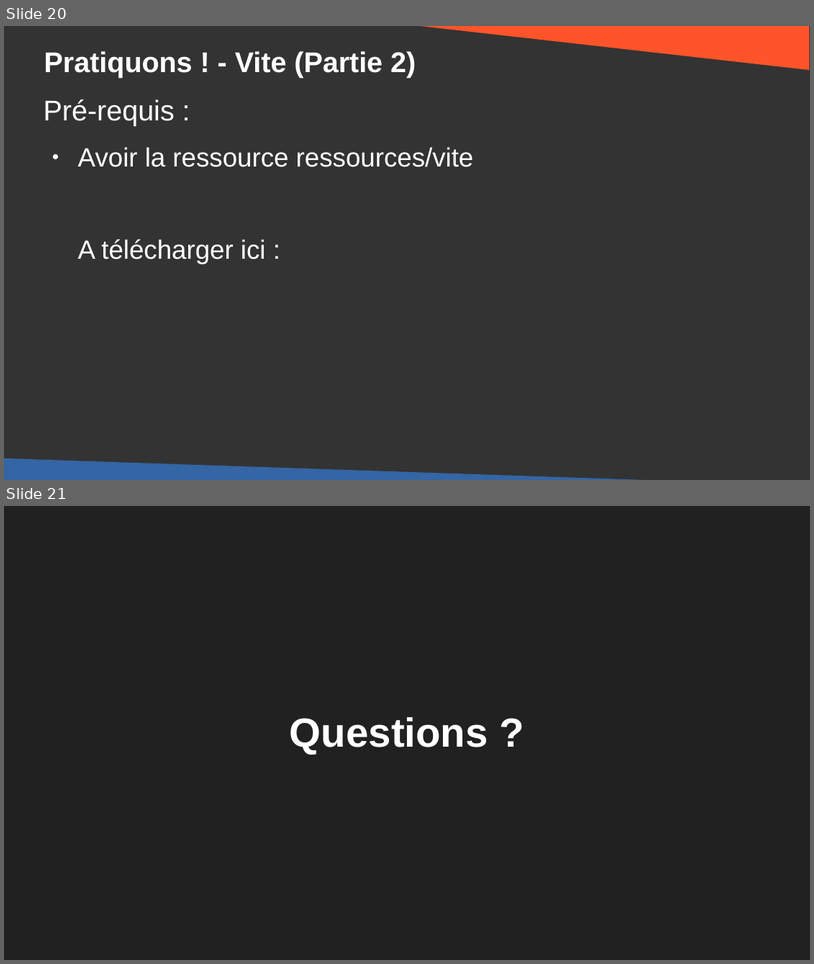
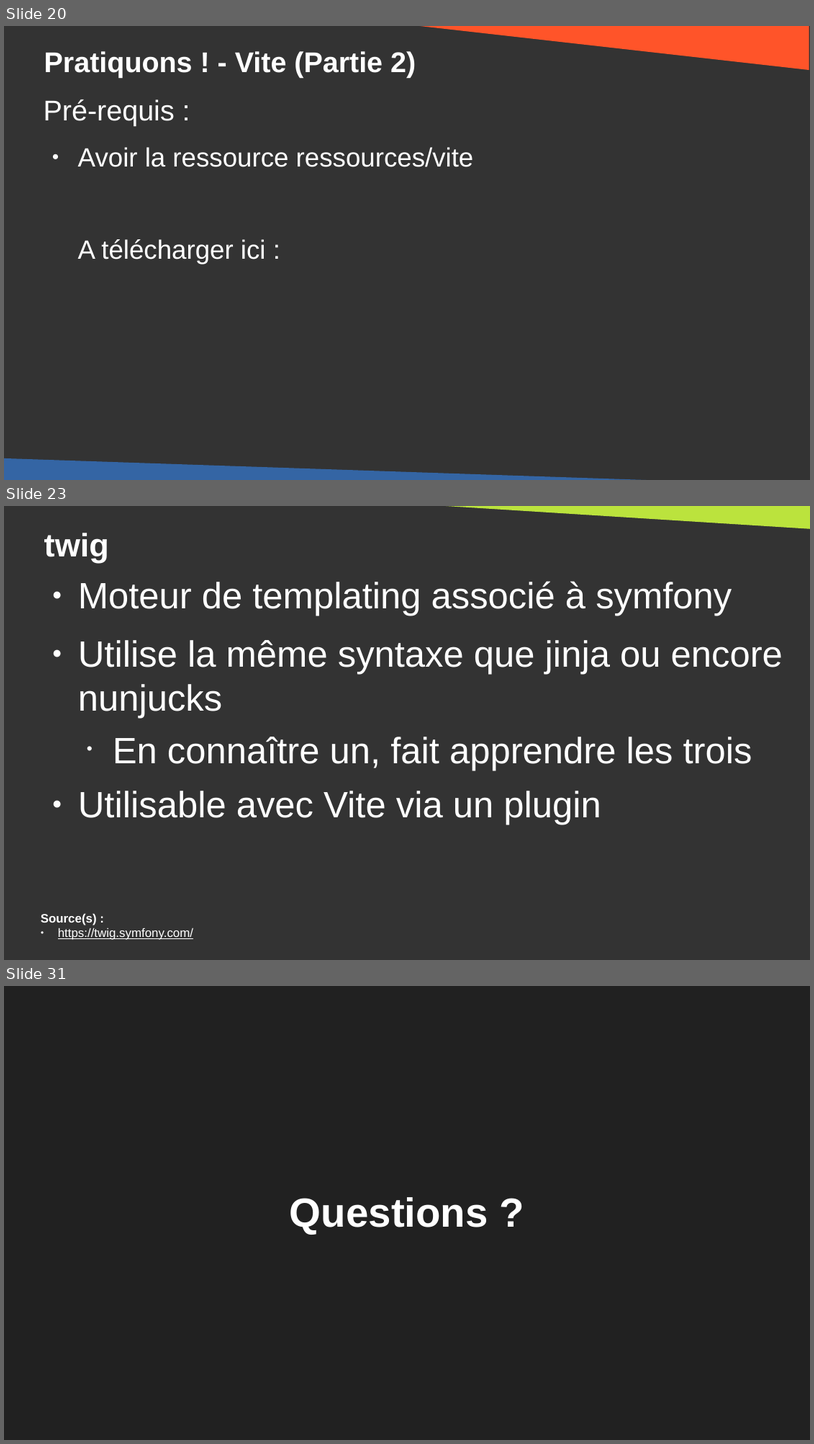
Before and after one commit to DanYellow/cours, a slide deck: developpement-front-s5/travaux-pratiques/numero-4/presentation.odp. Shown one above the other, each under a label of ours: slides 20 and 21 before the commit, slides 20, 23 and 31 after it; the slides between them are not shown. The pictures are 814x964 and 814x1444 pixels, drawn with LibreOffice and Linux fonts; fonts in the diff are those of the drawing. Boxes give left, top, right and bottom in pixels: in the first picture for what was removed or moved away, otherwise in the second. Text is boxed around its words. In the diff, an @@ line names an element or a change of style, - is before the commit and + after.

Commit message:
developpement-front-s5 - Add ressource for vite

```diff
--- a/developpement-front-s5/travaux-pratiques/numero-4/presentation.odp
+++ b/developpement-front-s5/travaux-pratiques/numero-4/presentation.odp
@@ slide 23 added at (4, 506, 810, 960), background #333333 @@
@@ right triangle added at (395, 506, 810, 530), fill #BBE33D @@
@@ title added at (44, 533, 109, 562), 32 pt, text #FFFFFF, bold @@
+twig
@@ text added at (78, 581, 783, 825), 36 pt, text #FFFFFF @@
+● Moteur de templating associé à symfony
+● Utilise la même syntaxe que jinja ou encore nunjucks
+  • En connaître un, fait apprendre les trois
+● Utilisable avec Vite via un plugin
@@ text added at (41, 913, 193, 939), 12 pt, text #FFFFFF, underline @@
+Source(s) :
+● https://twig.symfony.com/
@@ what was slide 21 is now slide 31 @@
```
Also in this commit, not shown: 1 slide changed, 9 other slides added, 2 other files.
